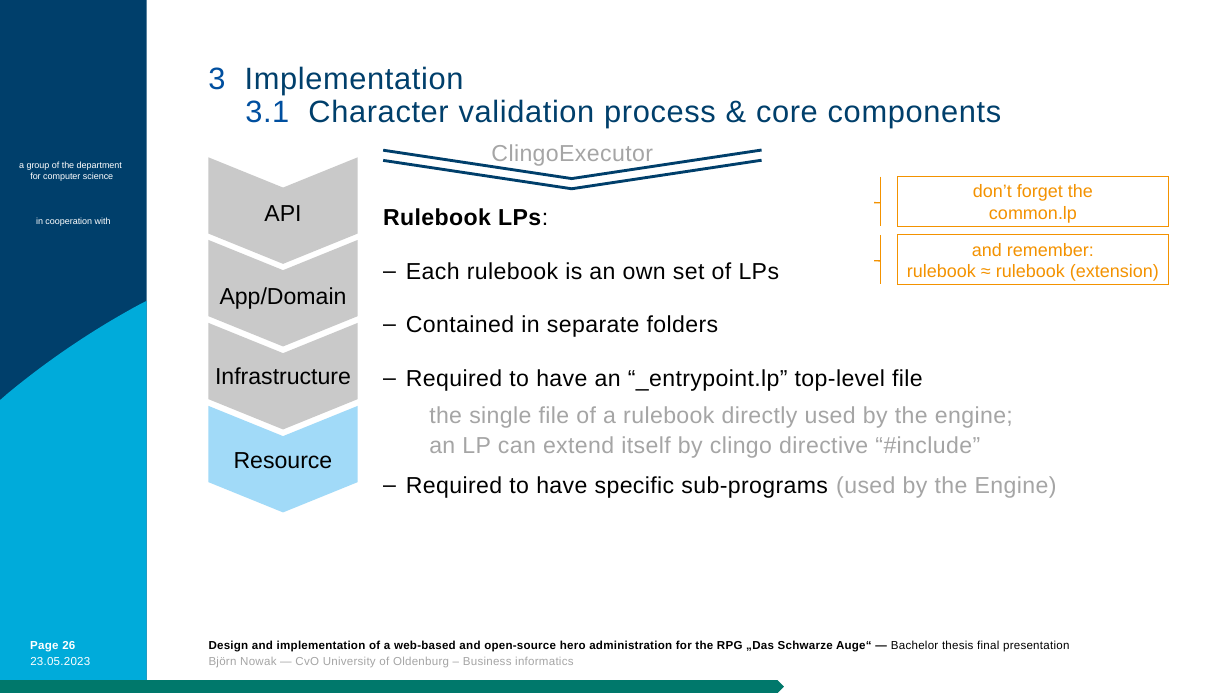
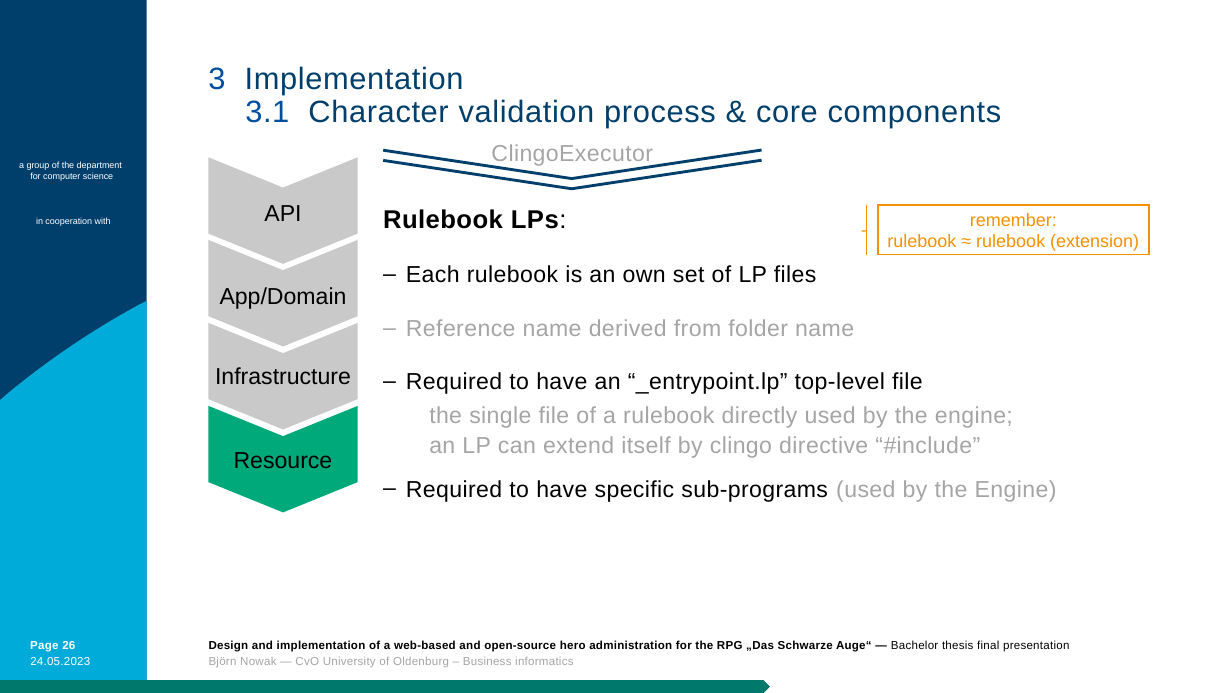
Before and after one commit to bjoern-nowak/bachelorthesis, a slide deck: slide 26 of presentation/BA_Nowak_AP.pptm. Drawn at 1232x693 pixels with LibreOffice and Linux fonts; fonts in the diff are those of the drawing; background and template pictures are left out. Boxes give left, top, right and bottom in pixels: in the first picture for what was removed or moved away, otherwise in the second. Text is boxed around its words. In the diff, an @@ line names an element or a change of style, - is before the commit and + after.

```diff
--- a/presentation/BA_Nowak_AP.pptm
+++ b/presentation/BA_Nowak_AP.pptm
@@ accent border callout removed at [897, 177, 1168, 226] @@
-don’t forget the
-common.lp
@@ text at [383, 209, 567, 229]: size 18 to 20 pt in "Rulebook LPs:" @@
@@ accent border callout "remember:": place and size @@
-accent border callout "remember:" at [897, 235, 1168, 285]
+accent border callout "remember:" at [878, 205, 1149, 255]
@@ accent border callout "remember:" at [878, 205, 1149, 255]: proportions changed @@
@@ text in accent border callout at [970, 213, 1057, 226]: text changed @@
-and remember:
+remember:
@@ text at [406, 265, 854, 336]: text changed; text colour #000000 to #A5A5A5 @@
-‒ Each rulebook is an own set of LPs
-‒ Contained in separate folders
+‒ Each rulebook is an own set of LP files
+‒ Reference name derived from folder name
@@ chevron at [209, 406, 358, 512]: fill #A1DAF8 to #00A97A @@
@@ text at [30, 657, 90, 665]: text changed @@
-23.05.2023
+24.05.2023
@@ pentagon arrow: place and size @@
-pentagon arrow at [0, 680, 784, 693]
+pentagon arrow at [0, 680, 770, 693]
```
Also in this commit, not shown: 39 other slides changed, 1 slide added, 2 other files.
